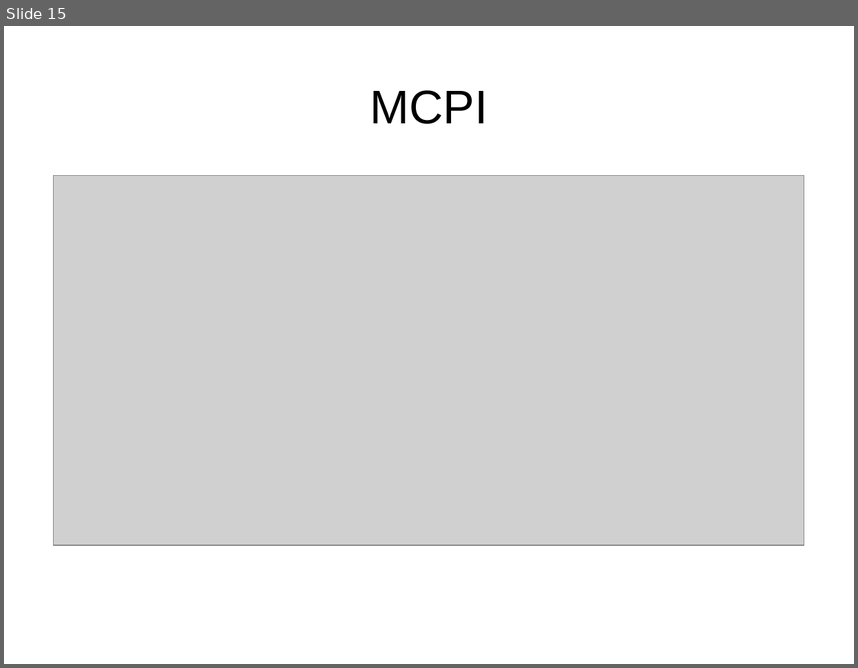
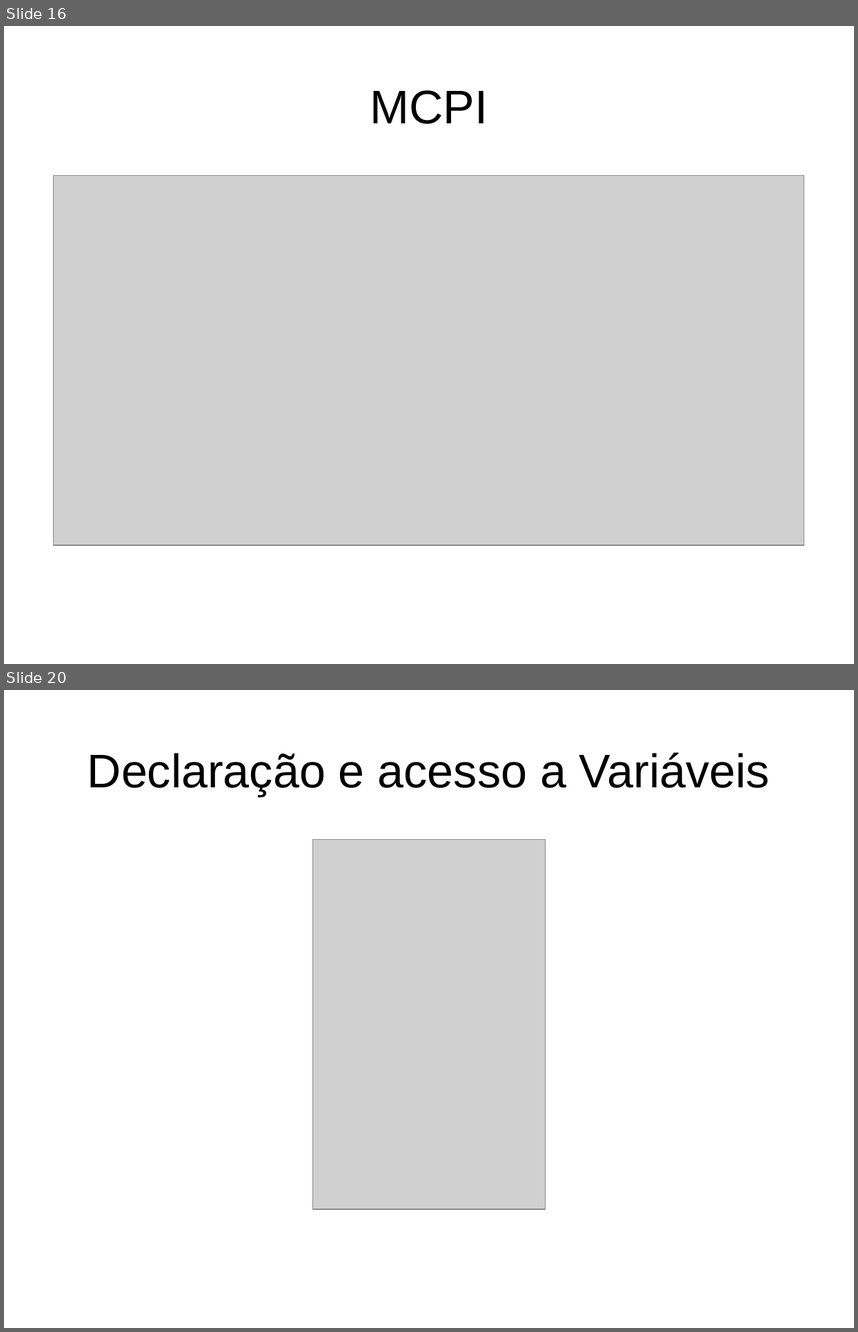
Before and after one commit to DiegoAscanio/minecraft-python, a slide deck: python-minecraft.odp. Shown one above the other, each under a label of ours: slide 15 before the commit, slides 16 and 20 after it; the slides between them are not shown. The pictures are 858x668 and 858x1332 pixels, drawn with LibreOffice and Linux fonts; fonts in the diff are those of the drawing; grey boxes stand for pictures. Boxes give left, top, right and bottom in pixels: in the first picture for what was removed or moved away, otherwise in the second. Text is boxed around its words. In the diff, an @@ line names an element or a change of style, - is before the commit and + after.

```diff
--- a/python-minecraft.odp
+++ b/python-minecraft.odp
@@ slide 20 added at bbox=[4, 690, 854, 1328], background #FFFFFF @@
@@ title added at bbox=[87, 752, 770, 796], 44 pt, text #000000 @@
+Declaração e acesso a Variáveis
@@ picture added at bbox=[312, 839, 546, 1208] @@
@@ what was slide 15 is now slide 16 @@
```
Also in this commit, not shown: 6 slides changed, 17 other slides added, 2 other files.
